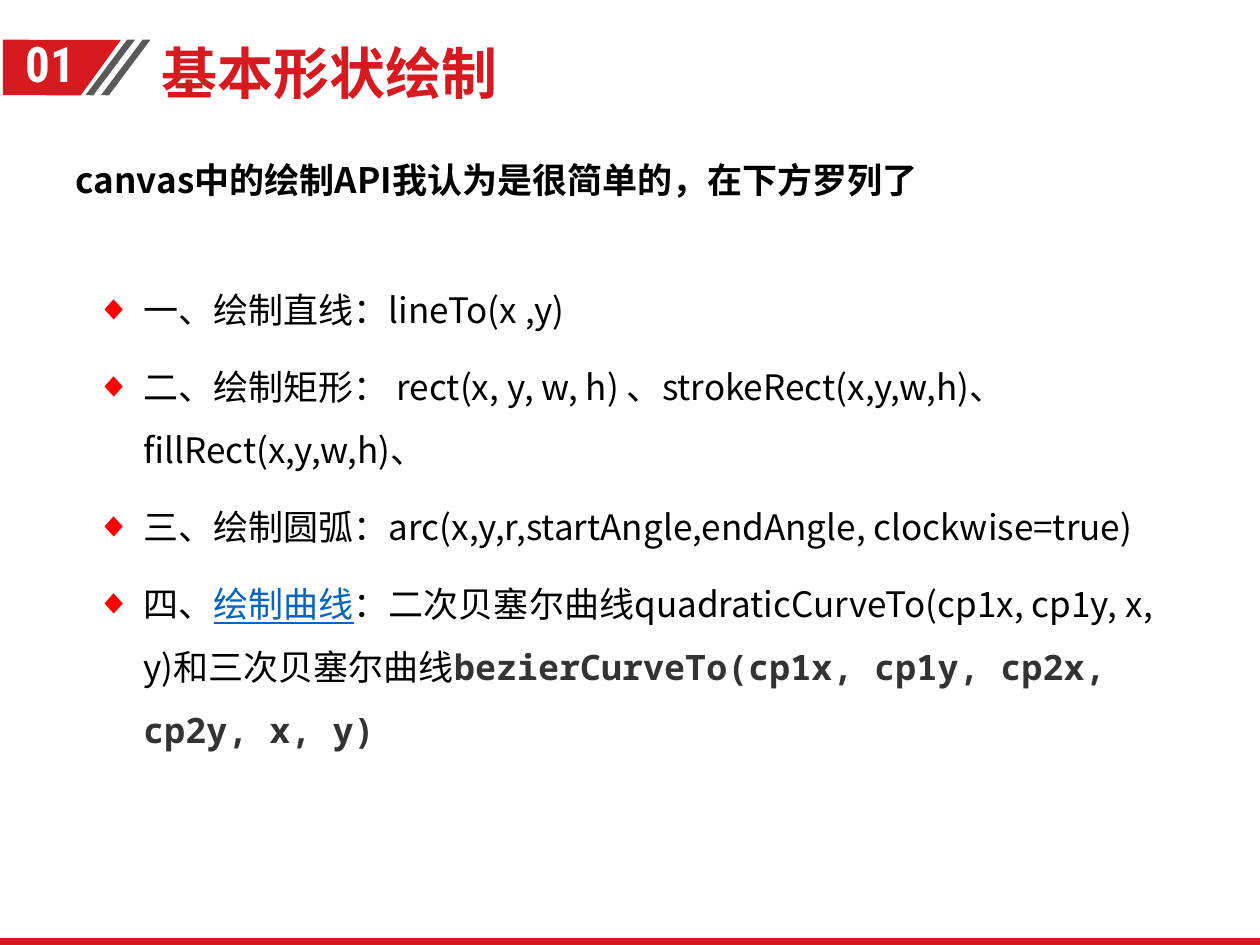
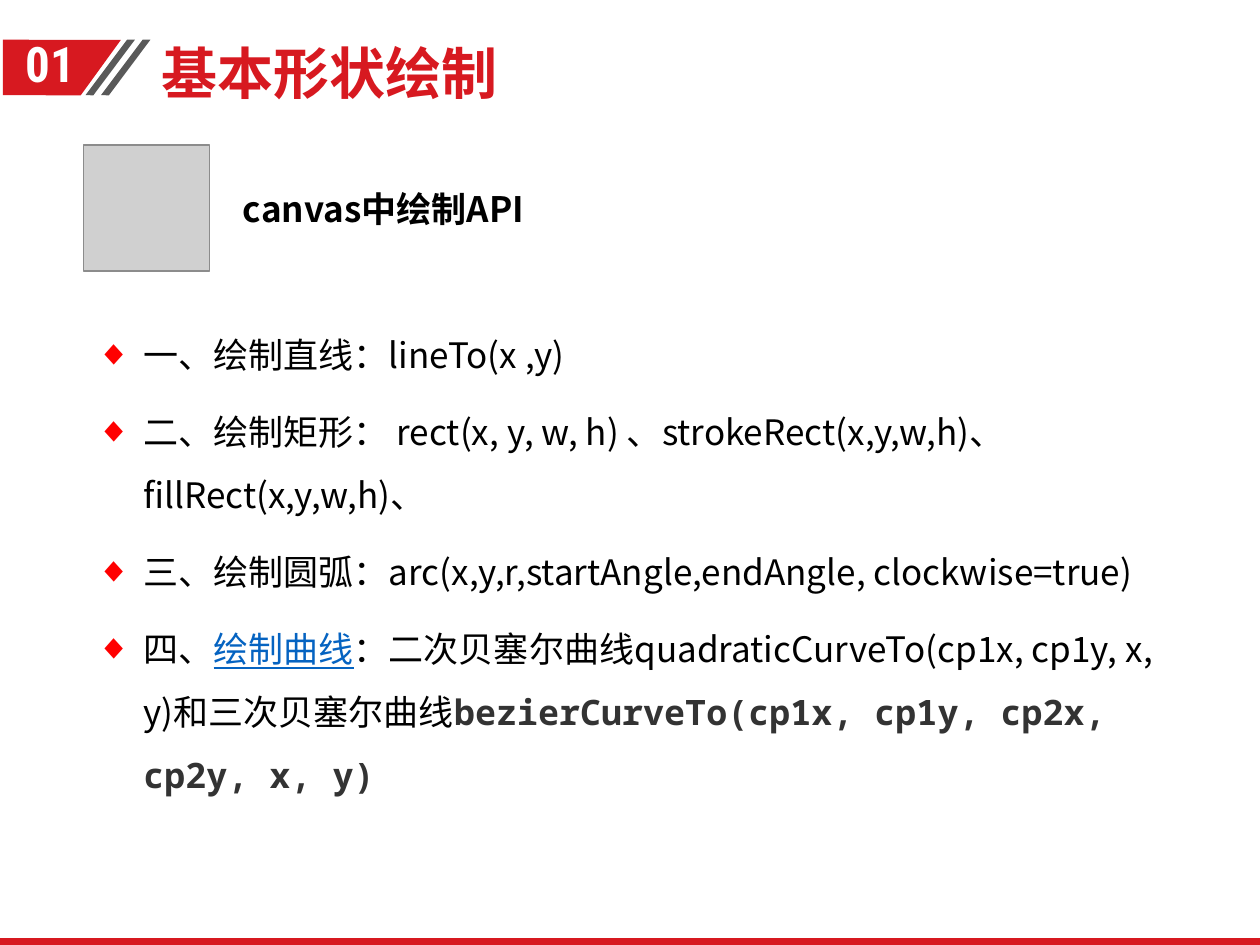
Before and after one commit to Yuchaocheng/canvas, a slide deck: slide 4 of canvas基础分享.pptx. Drawn at 1260x945 pixels with LibreOffice and Linux fonts; fonts in the diff are those of the drawing; grey boxes stand for pictures; background and template pictures are left out. Boxes give left, top, right and bottom in pixels: in the first picture for what was removed or moved away, otherwise in the second. Text is boxed around its words. In the diff, an @@ line names an element or a change of style, - is before the commit and + after.

```diff
--- a/canvas基础分享.pptx
+++ b/canvas基础分享.pptx
@@ picture added at (83, 145, 209, 271) @@
@@ text at (243, 192, 524, 225): text changed @@
-canvas中的绘制API我认为是很简单的，在下方罗列了
+canvas中绘制API
@@ text "一、绘制直线：lineTo(x ,y)": place and size @@
-text "一、绘制直线：lineTo(x ,y)" at (143, 293, 1152, 752)
+text "一、绘制直线：lineTo(x ,y)" at (143, 338, 1152, 797)
```
Also in this commit, not shown: 13 other slides changed.
